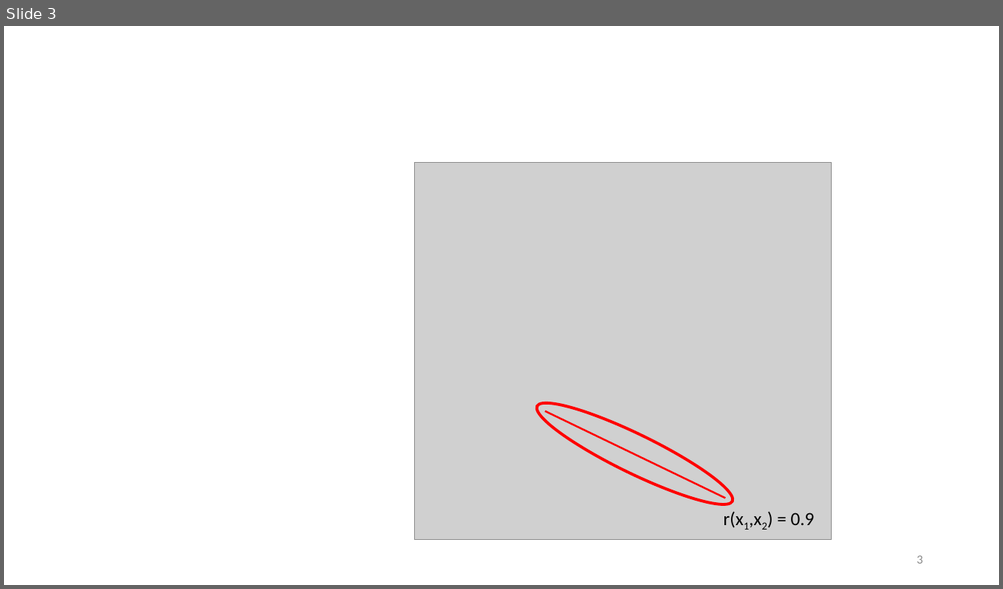
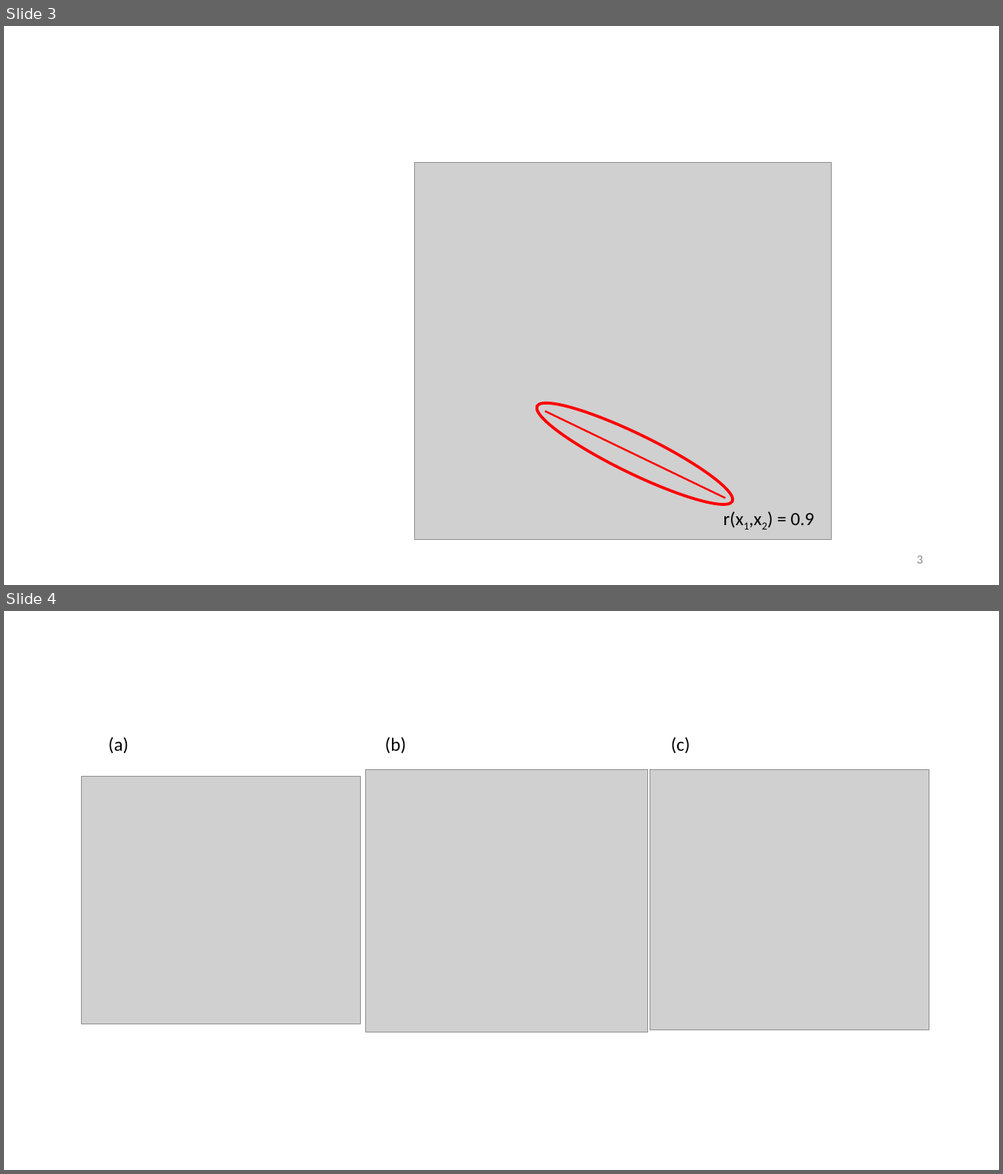
Before and after one commit to friendly/Vis-MLM-book, a slide deck: images/collinearity.pptx. Shown one above the other, each under a label of ours: slide 3 before the commit, slides 3 and 4 after it. The pictures are 1003x589 and 1003x1174 pixels, drawn with LibreOffice and Linux fonts; fonts in the diff are those of the drawing; grey boxes stand for pictures. Boxes give left, top, right and bottom in pixels: in the first picture for what was removed or moved away, otherwise in the second. Text is boxed around its words. In the diff, an @@ line names an element or a change of style, - is before the commit and + after.

```diff
--- a/images/collinearity.pptx
+++ b/images/collinearity.pptx
@@ slide 4 added at (4,611,999,1170), background #FFFFFF @@
@@ text added at (108,738,128,754), 18 pt, text #000000 @@
+(a)
@@ text added at (385,737,406,754), 18 pt, text #000000 @@
+(b)
@@ text added at (671,737,690,754), 18 pt, text #000000 @@
+(c)
@@ picture added at (81,776,360,1025) @@
@@ picture added at (365,770,647,1033) @@
@@ picture added at (650,770,929,1031) @@
```
Also in this commit, not shown: 2 slides changed, 46 other files.
